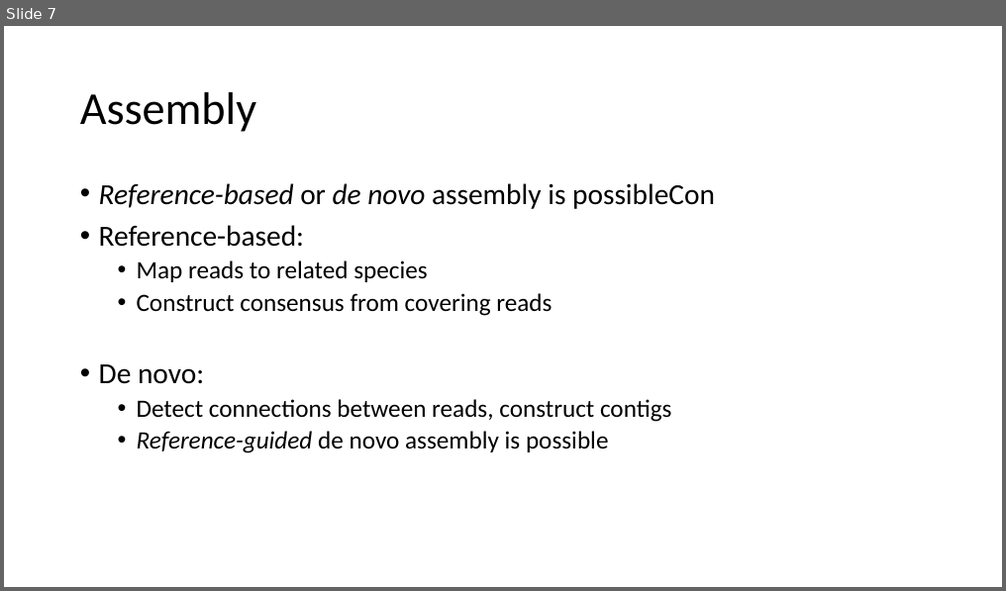
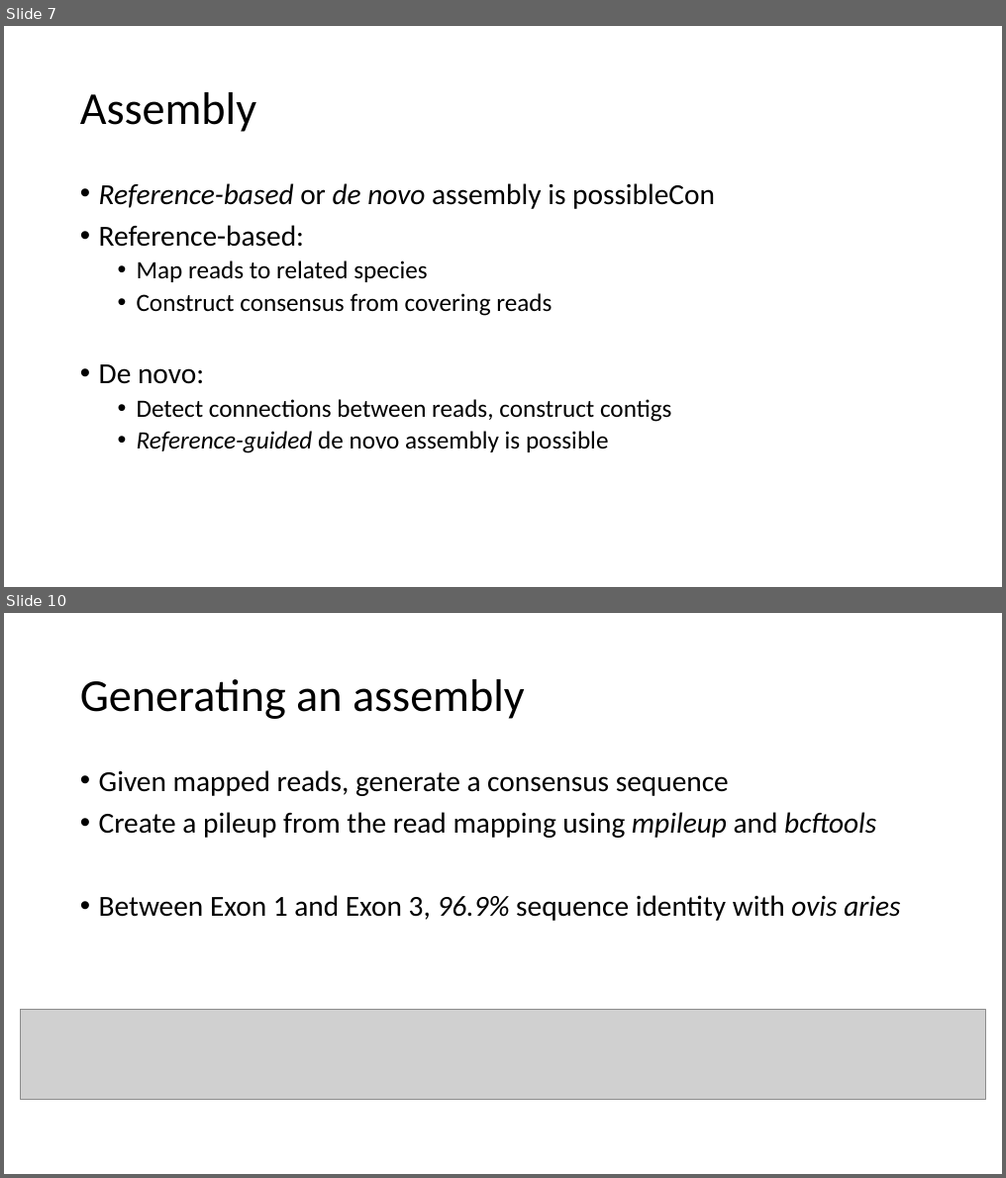
Before and after one commit to cybriden/Exercise3, a slide deck: Präsi.pptx. Shown one above the other, each under a label of ours: slide 7 before the commit, slides 7 and 10 after it; the slides between them are not shown. The pictures are 1006x591 and 1006x1178 pixels, drawn with LibreOffice and Linux fonts; fonts in the diff are those of the drawing; grey boxes stand for pictures. Boxes give left, top, right and bottom in pixels: in the first picture for what was removed or moved away, otherwise in the second. Text is boxed around its words. In the diff, an @@ line names an element or a change of style, - is before the commit and + after.

```diff
--- a/Präsi.pptx
+++ b/Präsi.pptx
@@ slide 10 added at [4,613,1002,1174], background #FFFFFF @@
@@ title added at [80,679,525,719], 44 pt, text #000000 @@
+Generating an assembly
@@ text added at [99,770,900,921], 28 pt, text #000000 @@
+• Given mapped reads, generate a consensus sequence
+• Create a pileup from the read mapping using mpileup and bcftools
+• Between Exon 1 and Exon 3, 96.9% sequence identity with ovis aries
@@ picture added at [21,1010,985,1100] @@
```
Also in this commit, not shown: 2 slides changed, 9 other slides added, 2 slides removed, 7 other files.
